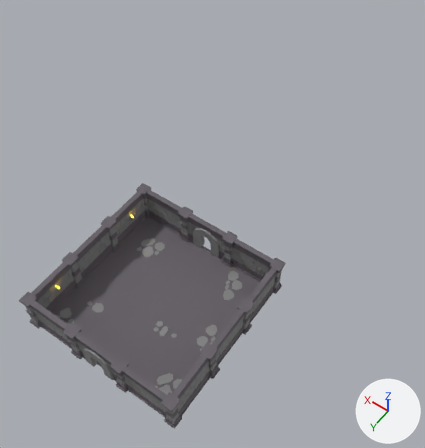
Before and after pictures for a commit that changed the Blender file Section2/ModularDungeonKit.blend.
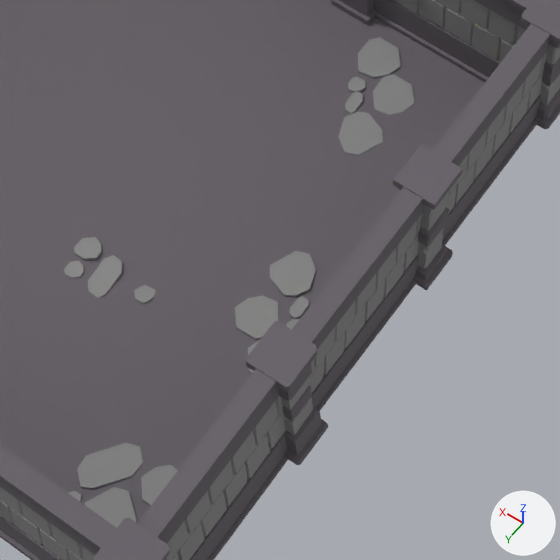
The first picture shows the older version from a 50 mm camera at (-0.7, 9.3, 36.9) aimed at (16.7, -15.1, -1.4). The close-ups show both versions on the part from 32% to 66% of the width and 58% to 90% of the height of that picture; other places that the commit changed are outside them. Every picture has the same lights, and +X, +Y and +Z are marked at lower right.
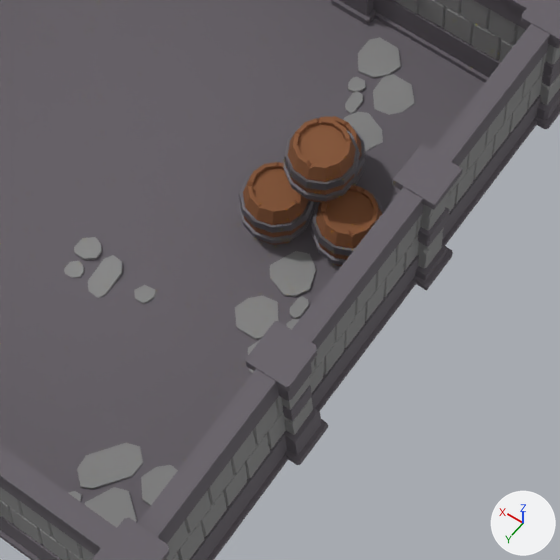
Where the change shows, as pixel boxes (x1, y1, x2, y2) in the close-ups (560 x 560 px):
'Barrel.007', added (brown): after (283, 118, 360, 202)
'Barrel.005', added (brown): after (239, 162, 314, 245)
'Barrel.006', added (brown): after (311, 185, 384, 266)
'Barrel.008', added: after (318, 116, 365, 186)

What changed in the scene script:
```text
Add ob_barrel_008:
    ob_barrel_008 = bpy.data.objects.new('Barrel.008', me_cylinder)
    ob_barrel_008.location = (11.32, -8.49, 0.61)
    ob_barrel_008.rotation_euler = (0.0, 0.0, -0.662)  # degrees (0, 0, -38)
Add ob_barrel_007:
    ob_barrel_007 = bpy.data.objects.new('Barrel.007', me_cylinder)
    ob_barrel_007.location = (10.98, -7.76, 1.84)
    ob_barrel_007.rotation_euler = (0.0, 0.0, -1.377)  # degrees (0, 0, -79)
Add ob_barrel_006:
    ob_barrel_006 = bpy.data.objects.new('Barrel.006', me_cylinder)
    ob_barrel_006.location = (10.23, -7.55, 0.61)
    ob_barrel_006.rotation_euler = (0.0, 0.0, 1.746)  # degrees (0, 0, 100)
Add ob_barrel_005:
    ob_barrel_005 = bpy.data.objects.new('Barrel.005', me_cylinder)
    ob_barrel_005.location = (11.53, -7.17, 0.61)
```
